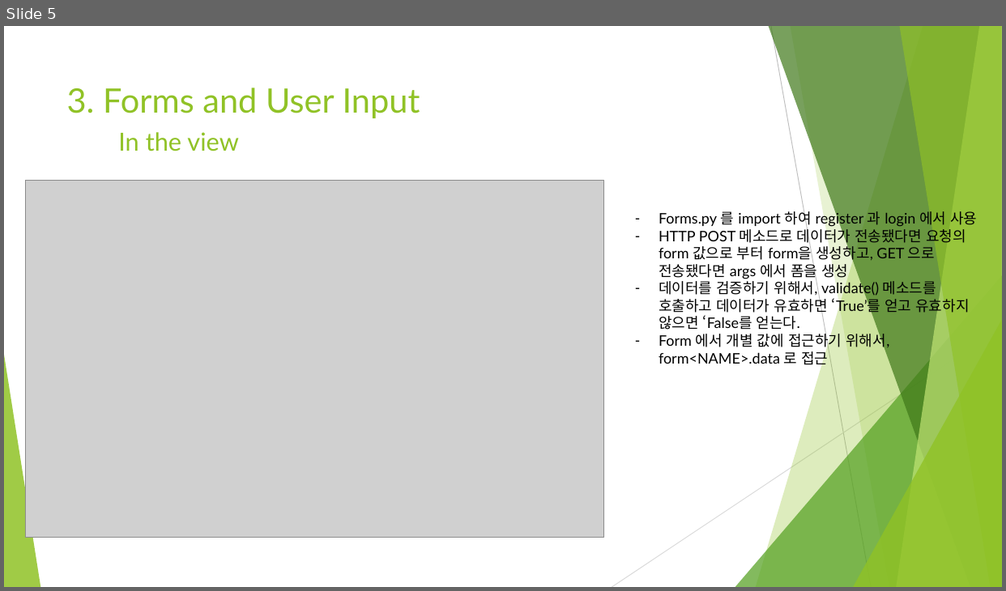
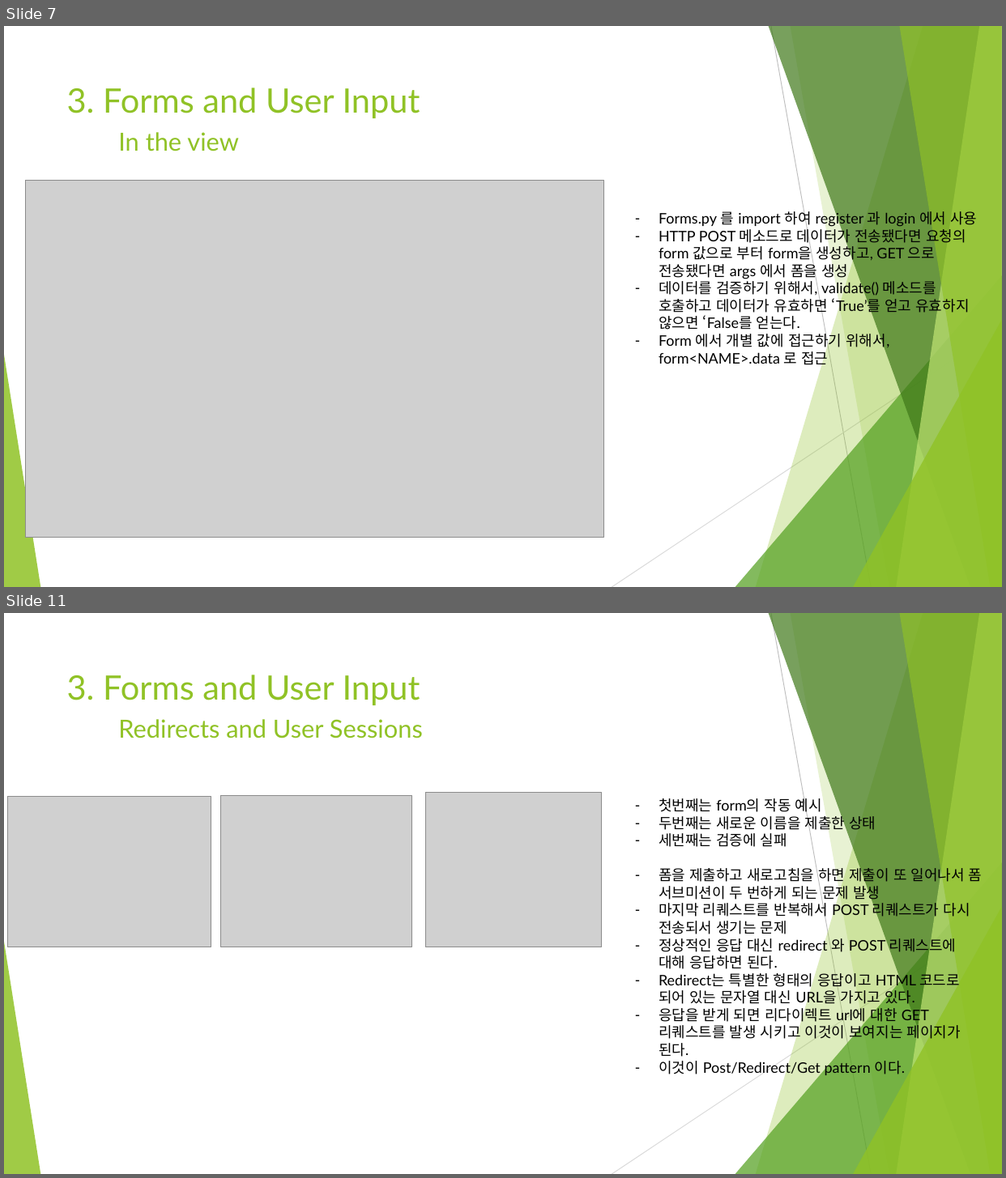
Before and after one commit to Heechul90/Flask, a slide deck: Study/03. Forms and User Input/Forms and User Input.pptx. Shown one above the other, each under a label of ours: slide 5 before the commit, slides 7 and 11 after it; the slides between them are not shown. The pictures are 1006x591 and 1006x1178 pixels, drawn with LibreOffice and Linux fonts; fonts in the diff are those of the drawing; grey boxes stand for pictures. Boxes give left, top, right and bottom in pixels: in the first picture for what was removed or moved away, otherwise in the second. Text is boxed around its words. In the diff, an @@ line names an element or a change of style, - is before the commit and + after.

Commit message:
flask about forms and input user

```diff
--- a/Study/03. Forms and User Input/Forms and User Input.pptx
+++ b/Study/03. Forms and User Input/Forms and User Input.pptx
@@ slide 11 added at box(4, 613, 1002, 1174), background #FFFFFF; not listed: 10 template elements that a slide beside it also shows @@
@@ title added at box(67, 675, 420, 705), 32.4 pt, text #90C226 @@
+3. Forms and User Input
@@ text added at box(118, 719, 423, 739), 24 pt, text #90C226 @@
+Redirects and User Sessions
@@ picture added at box(8, 796, 211, 947) @@
@@ picture added at box(220, 796, 411, 947) @@
@@ picture added at box(425, 793, 602, 947) @@
@@ text added at box(658, 796, 982, 1076), 14 pt, text #000000 @@
+– 첫번째는 form의 작동 예시
+– 두번째는 새로운 이름을 제출한 상태
+– 세번째는 검증에 실패
+– 폼을 제출하고 새로고침을 하면 제출이 또 일어나서 폼 서브미션이 두 번하게 되는 문제 발생
+– 마지막 리퀘스트를 반복해서 POST 리퀘스트가 다시 전송되서 생기는 문제
+– 정상적인 응답 대신 redirect 와 POST 리퀘스트에 대해 응답하면 된다.
+– Redirect는 특별한 형태의 응답이고 HTML 코드로 되어 있는 문자열 대신 URL을 가지고 있다.
+– 응답을 받게 되면 리다이렉트 url에 대한 GET 리퀘스트를 발생 시키고 이것이 보여지는 페이지가 된다.
+– 이것이 Post/Redirect/Get pattern 이다.
@@ what was slide 5 is now slide 7 @@
```
Also in this commit, not shown: 5 other slides added, 1 other file.
